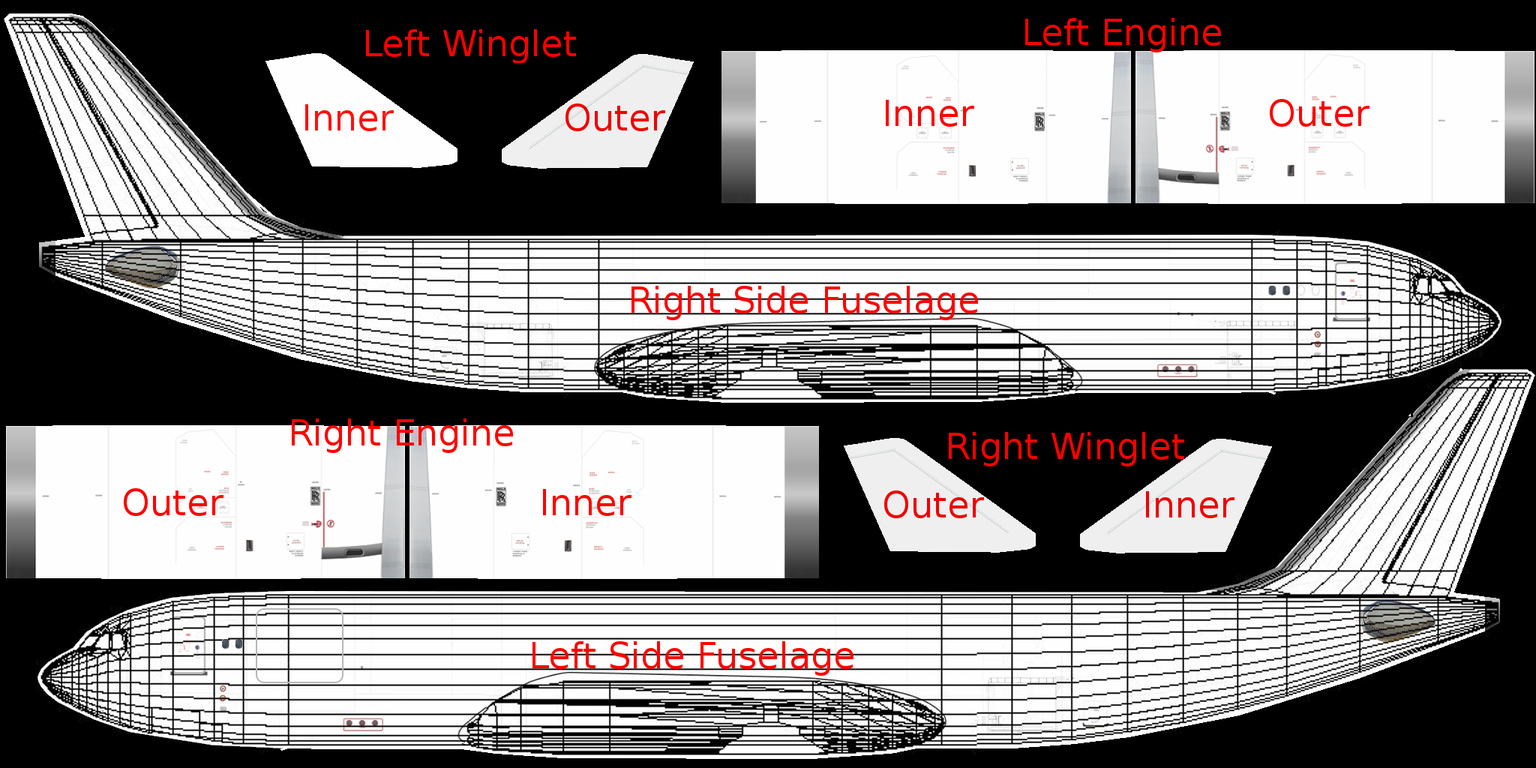
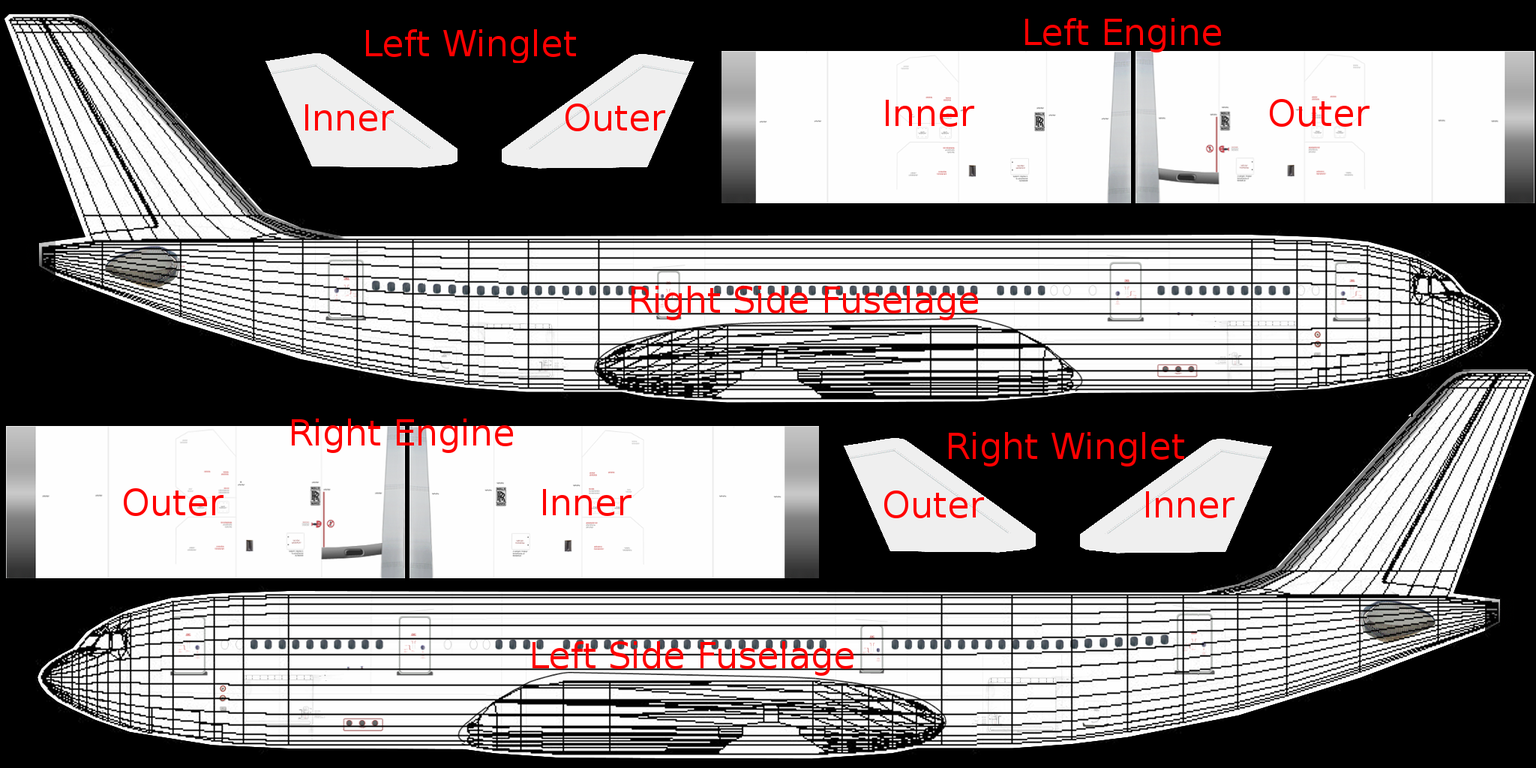
Before/after of a 1536 × 768 layered artwork. What changed in the layer stack:
added layer "Labels" above "UVMap" over [123, 50, 1370, 676]
moved "UVMap" above "Winglets Misc" over [5, 13, 1536, 759]
painted on "Winglets Misc" over [265, 53, 458, 168]
added layer "Fuselage Misc" above "Winglets Background" over [26, 14, 1515, 759]
painted on "Winglets Background" over [266, 53, 1271, 554]
painted on "Fuselage Background" over [3, 13, 1536, 759]
removed layer "Engines Misc" over [15, 50, 1535, 579]
renamed "Layer 10" to "Engines Misc", moved it above "Engines Background", painted on it over [5, 14, 1535, 759]
painted on "Engines Background" over [52, 50, 1455, 579]
removed layer "Background" over [3, 13, 1536, 759]
renamed "Labels" to "Background", moved it below "Engines Background", painted on it over [3, 13, 1536, 759]
